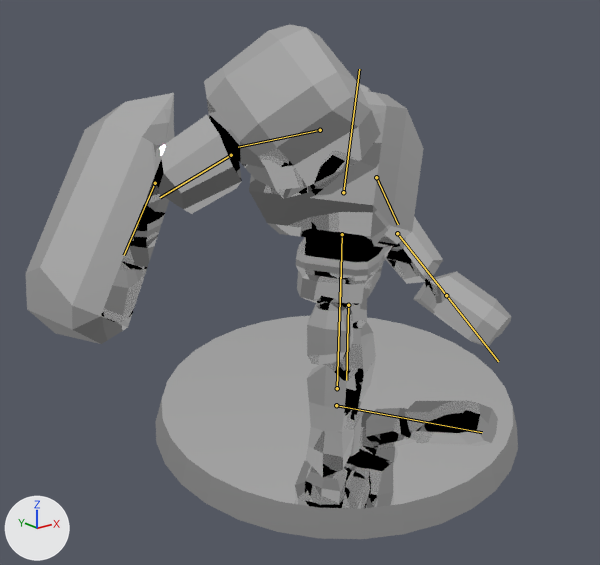
The FBX model Assets/GameFiles/ModelsAndAnimation/New Enemy Models/Golem/Golem.fbx, before and after one commit.
One viewpoint serves both versions: a 50 mm camera at (-25.9, -29.3, 18.8) aimed at (-3.1, -0.9, 7.5). Every picture has the same lights, and +X, +Y and +Z are marked at lower left. The first picture is the older version. Both versions are drawn at frame 30 of the action 'Move.Golem'; the numbers are the values there. The bones that change, and the others that lie on the model, are drawn over the model as lines.

In view in the first picture: 'Golem'.
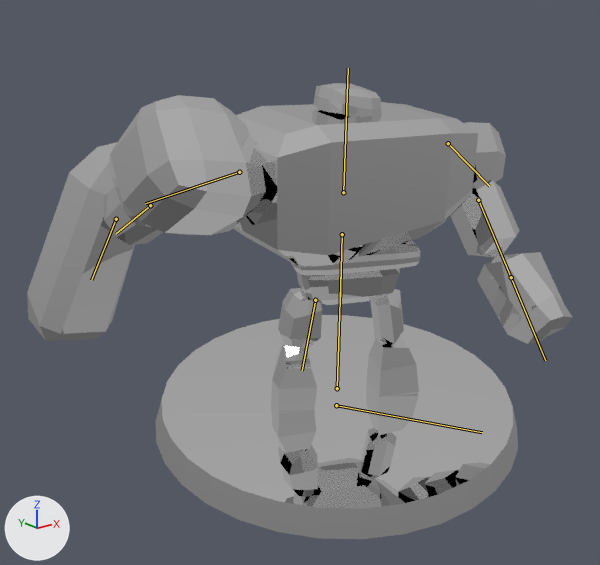
Pixel boxes [x1, y1, x2, y2] of what changed, in the pictures (600 x 565 px):
'Golem', posed (11% wider, 11% shorter)
    before: [26, 25, 518, 539]
    after: [27, 83, 573, 539]
bone 'Chest', root to tip
    before: (343, 192) to (359, 69)
    after: (343, 192) to (348, 68)

Diff of the bpy script that builds the scene:
```diff
--- a/Assets/GameFiles/ModelsAndAnimation/New Enemy Models/Golem/Golem.fbx.py
+++ b/Assets/GameFiles/ModelsAndAnimation/New Enemy Models/Golem/Golem.fbx.py
@@ bone_waist @@
 bone_waist = bpy.data.objects['Golem.Rig'].pose.bones['Waist']  # child of 'Root'
-bone_waist.rotation_quaternion = (1.0, 0.0, 0.0, 0.0)  # degrees (0, 0, 0)
+bone_waist.rotation_quaternion = (0.873, 0.0, 0.487, 0.0)  # degrees (0, 58, 0)
@@ bone_chest @@
 bone_chest = bpy.data.objects['Golem.Rig'].pose.bones['Chest']  # child of 'Root'
-bone_chest.rotation_quaternion = (0.981, 0.0, 0.0, -0.193)  # degrees (0, 0, -22)
+bone_chest.rotation_quaternion = (0.951, 0.0, -0.308, 0.0)  # degrees (0, -36, 0)
```
